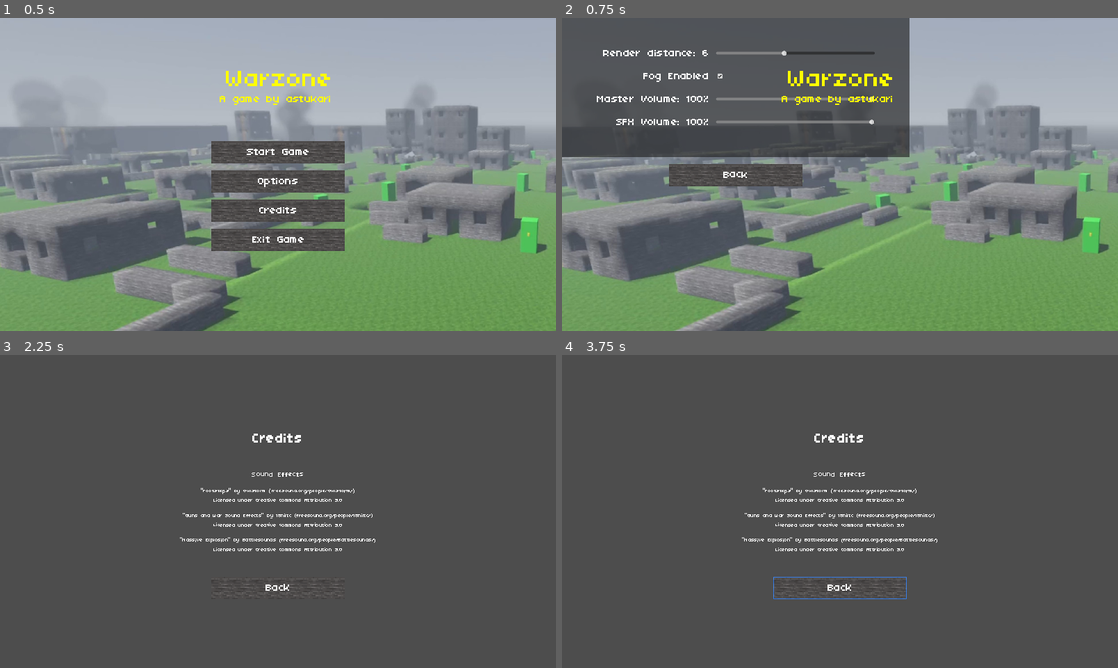
Above: before the commit, frames 1-4 (two rows, left to right).
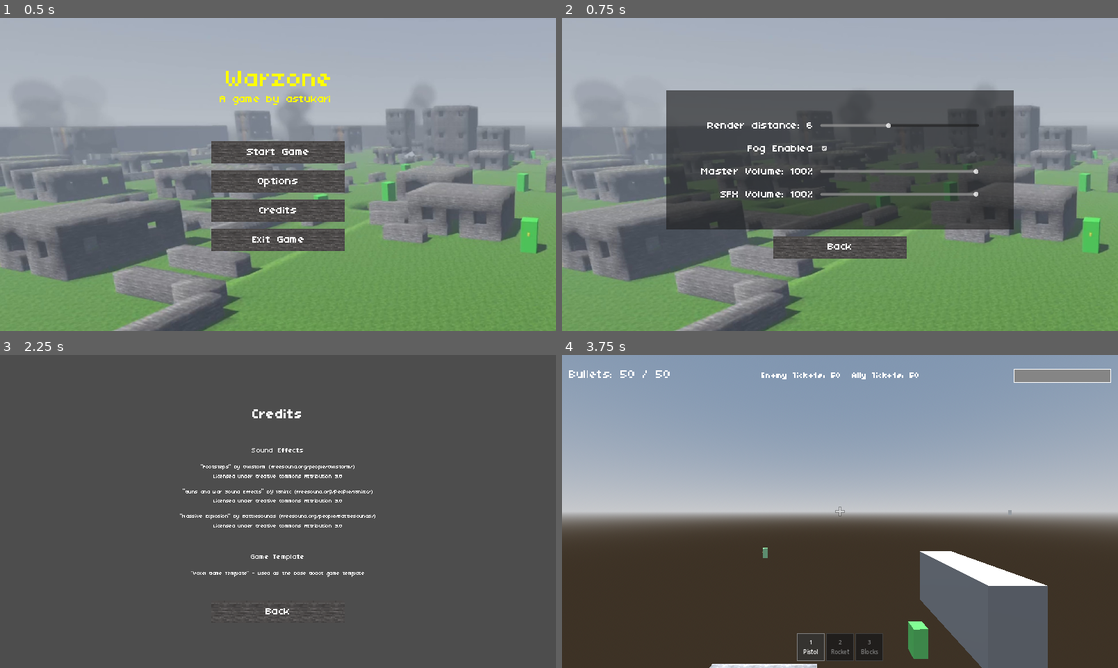
Above: after the commit, the same moments.

Repository: astuka/Warzone
Game: Godot game, scene res://menu/main/main_menu.tscn
Same seed, same stepped clock (60 frames per second), same inputs: the game is played once before the commit and once after it. Sound files missing from this copy of the repository are replaced by a short silence.
Inputs (mouse positions are in pixels of both pictures, inside the frame that each line leads up to):
- Up to frame 1 (0.5 s): no input
- Up to frame 2 (0.75 s): click "Options" at 0.5 s
- Up to frame 3 (2.25 s): click "Back" at 1.25 s; click "Credits" at 2 s
- Up to frame 4 (3.75 s): click "Back" at 2.75 s; click (840, 489) at 3.5 s, where only the run after the commit has a clickable "Start Game"

Frame 1 is identical in both runs. In frame 2, 38% of the frame differs, in the area x 0-82%, y 0-77%; in frame 3, 1.7%; in frame 4, 94%, in the area x 0-100%, y 0-100%.

Commit message:
fixes to various files

Diff:
--- a/default_bus_layout.tres
+++ b/default_bus_layout.tres
@@ -1,8 +1,3 @@
-[gd_resource type="AudioBusLayout" load_steps=2 format=3 uid="uid://bnigwafdluiy2"]
-
-[sub_resource type="AudioEffectPitchShift" id="1"]
-resource_name = "PitchShift"
+[gd_resource type="AudioBusLayout" format=3 uid="uid://bnigwafdluiy2"]
 
 [resource]
-bus/0/effect/0/effect = SubResource("1")
-bus/0/effect/0/enabled = true
--- a/menu/credits/credits.gd
+++ b/menu/credits/credits.gd
@@ -6,4 +6,4 @@
 
 
 func _on_Back_pressed():
-	get_tree().change_scene_to_packed(preload("res://menu/main/main_menu.tscn"))
+	get_tree().change_scene_to_file("res://menu/main/main_menu.tscn")
--- a/menu/credits/credits.tscn
+++ b/menu/credits/credits.tscn
@@ -65,6 +65,22 @@
 horizontal_alignment = 1
 
 [node name="Spacer2" type="Control" parent="VBoxContainer"]
+custom_minimum_size = Vector2(0, 20)
+layout_mode = 2
+
+[node name="GameTemplate" type="Label" parent="VBoxContainer"]
+layout_mode = 2
+theme_override_font_sizes/font_size = 40
+text = "Game Template"
+horizontal_alignment = 1
+
+[node name="Credit4" type="Label" parent="VBoxContainer"]
+layout_mode = 2
+theme_override_font_sizes/font_size = 28
+text = "\"Voxel Game Template\" - Used as the base Godot game template"
+horizontal_alignment = 1
+
+[node name="Spacer3" type="Control" parent="VBoxContainer"]
 custom_minimum_size = Vector2(0, 30)
 layout_mode = 2
 
--- a/menu/ingame/pause_menu.gd
+++ b/menu/ingame/pause_menu.gd
@@ -45,13 +45,16 @@
 
 
 func _on_MainMenu_pressed():
-	voxel_world.clean_up()
+	if voxel_world:
+		voxel_world.clean_up()
+	Input.set_mouse_mode(Input.MOUSE_MODE_VISIBLE)
 	get_tree().paused = false # Unpause before changing scenes
-	tree.change_scene_to_packed(load("res://menu/main/main_menu.tscn"))
+	get_tree().change_scene_to_file("res://menu/main/main_menu.tscn")
 
 
 func _on_Exit_pressed():
-	voxel_world.clean_up()
+	if voxel_world:
+		voxel_world.clean_up()
 	get_tree().paused = false # Unpause before exiting
 	tree.quit()
 
--- a/menu/main/main_menu.gd
+++ b/menu/main/main_menu.gd
@@ -1,15 +1,46 @@
 extends Control
-
-@onready var tree = get_tree()
 
 @onready var title = $TitleScreen
 @onready var start = $StartGame
 @onready var options = $Options
+@onready var splash_text = $SplashText
+@onready var splash_text2 = $SplashText2
 
 
 func _ready():
-	# Ensure game is unpaused when entering main menu
+	# Process even if tree is still paused from previous scene
+	process_mode = Node.PROCESS_MODE_ALWAYS
+
+	# Ensure game is unpaused and mouse is visible when entering main menu
 	get_tree().paused = false
+	Input.set_mouse_mode(Input.MOUSE_MODE_VISIBLE)
+
+	# Ensure Labels inside buttons don't block mouse clicks
+	_fix_button_mouse_filters(title)
+	_fix_button_mouse_filters(start)
+
+	# Prevent splash text labels from intercepting input
+	splash_text.mouse_filter = Control.MOUSE_FILTER_IGNORE
+	splash_text2.mouse_filter = Control.MOUSE_FILTER_IGNORE
+
+	# Show splash texts when options is closed
+	options.visibility_changed.connect(_on_options_visibility_changed)
+
+
+func _fix_button_mouse_filters(node: Node):
+	for child in node.get_children():
+		if child is BaseButton:
+			for sub in child.get_children():
+				if sub is Label:
+					sub.mouse_filter = Control.MOUSE_FILTER_IGNORE
+		else:
+			_fix_button_mouse_filters(child)
+
+
+func _on_options_visibility_changed():
+	if not options.visible:
+		splash_text.visible = true
+		splash_text2.visible = true
 
 
 func _on_Start_pressed():
@@ -18,18 +49,20 @@
 
 	# Load Flatgrass world directly
 	Settings.world_type = 1
-	tree.change_scene_to_packed(preload("res://world/world.tscn"))
+	get_tree().change_scene_to_file("res://world/world.tscn")
 
 
 func _on_Options_pressed():
 	options.prev_menu = title
 	options.visible = true
 	title.visible = false
+	splash_text.visible = false
+	splash_text2.visible = false
 
 
 func _on_Credits_pressed():
-	tree.change_scene_to_packed(preload("res://menu/credits/credits.tscn"))
+	get_tree().change_scene_to_file("res://menu/credits/credits.tscn")
 
 
 func _on_Exit_pressed():
-	tree.quit()
+	get_tree().quit()
--- a/menu/options/options.gd
+++ b/menu/options/options.gd
@@ -6,6 +6,9 @@
 func _ready():
 	# Allow this UI to process even when game is paused
 	process_mode = Node.PROCESS_MODE_ALWAYS
+	# Ensure options panel fills the parent for proper centering
+	# (tscn instance overrides break the anchors, so fix in code)
+	set_anchors_and_offsets_preset(Control.PRESET_FULL_RECT)
 
 
 func _on_Back_pressed():
--- a/npc/npc.gd
+++ b/npc/npc.gd
@@ -51,7 +51,7 @@
 
 # Footstep audio
 var footstep_timer: float = 0.0
-const FOOTSTEP_INTERVAL = 0.45
+const FOOTSTEP_INTERVAL = 0.25
 var footstep_index: int = 0
 var footstep_player: AudioStreamPlayer3D = null
 var footstep_sounds: Array = []
--- a/player/player.gd
+++ b/player/player.gd
@@ -49,7 +49,7 @@
 
 # Footstep audio
 var footstep_timer: float = 0.0
-const FOOTSTEP_INTERVAL = 0.4
+const FOOTSTEP_INTERVAL = 0.2
 var footstep_index: int = 0
 var footstep_player: AudioStreamPlayer3D = null
 var footstep_sounds: Array = []
--- a/ui/game_over.gd
+++ b/ui/game_over.gd
@@ -58,8 +58,9 @@
 
 func _on_main_menu_pressed():
 	# Unpause and go to main menu
+	Input.set_mouse_mode(Input.MOUSE_MODE_VISIBLE)
 	get_tree().paused = false
 	var voxel_world = get_tree().get_first_node_in_group("voxel_world")
 	if voxel_world:
 		voxel_world.clean_up()
-	get_tree().change_scene_to_packed(load("res://menu/main/main_menu.tscn"))
+	get_tree().change_scene_to_file("res://menu/main/main_menu.tscn")
--- a/weapons/pistol.gd
+++ b/weapons/pistol.gd
@@ -52,7 +52,12 @@
 	world.add_child(audio)
 	audio.global_position = position
 	audio.play()
-	audio.finished.connect(audio.queue_free)
+	# Stop after a brief moment so only a single shot is heard
+	get_tree().create_timer(0.15).timeout.connect(func():
+		if is_instance_valid(audio):
+			audio.stop()
+			audio.queue_free()
+	)
 
 
 func _create_bullet(start_pos: Vector3, direction: Vector3, voxel_world: Node):
--- a/weapons/rocket_launcher.gd
+++ b/weapons/rocket_launcher.gd
@@ -293,7 +293,7 @@
 			player.take_damage(damage)
 
 
-func _play_spatial_sound(sound: AudioStream, position: Vector3, max_dist: float):
+func _play_spatial_sound(sound: AudioStream, position: Vector3, max_dist: float, max_duration: float = 1.0):
 	var audio = AudioStreamPlayer3D.new()
 	audio.stream = sound
 	audio.max_distance = max_dist
@@ -305,7 +305,12 @@
 	world.add_child(audio)
 	audio.global_position = position
 	audio.play()
-	audio.finished.connect(audio.queue_free)
+	# Limit playback duration to prevent stale audio nodes accumulating
+	get_tree().create_timer(max_duration).timeout.connect(func():
+		if is_instance_valid(audio):
+			audio.stop()
+			audio.queue_free()
+	)
 
 
 func _create_explosion_effect(position: Vector3):
